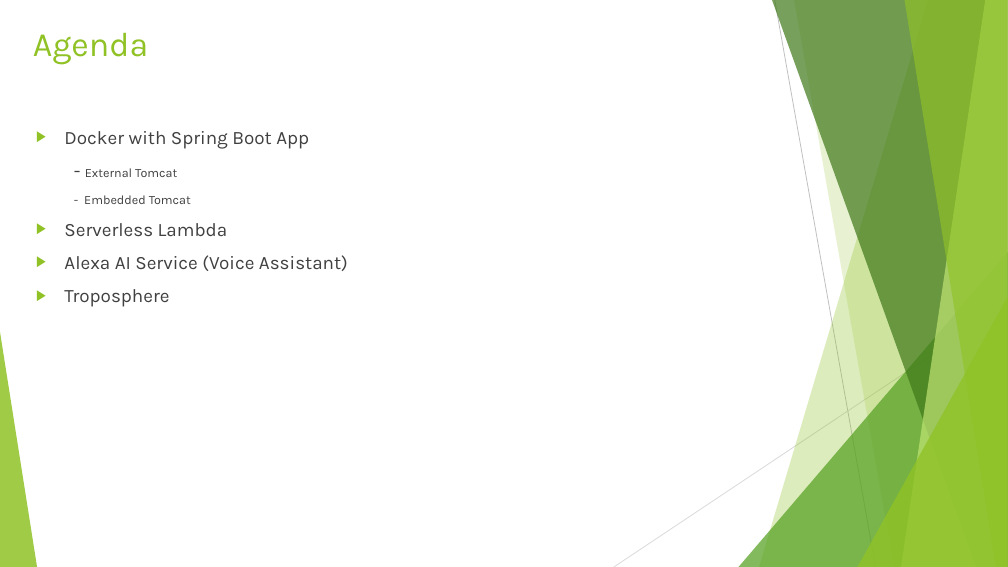
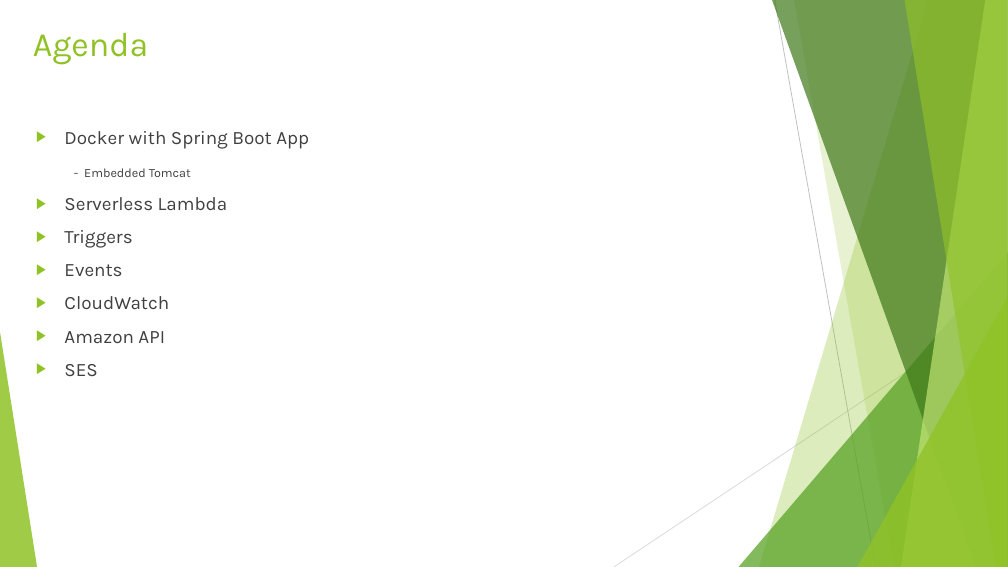
Before and after one commit to rusergei2010/AWSCourse2019, a slide deck: slide 2 of Lecture_7_Lambda/Lambda.pptx. Drawn at 1008x567 pixels with LibreOffice and Linux fonts; fonts in the diff are those of the drawing. Boxes give left, top, right and bottom in pixels: in the first picture for what was removed or moved away, otherwise in the second. Text is boxed around its words. In the diff, an @@ line names an element or a change of style, - is before the commit and + after.

```diff
--- a/Lecture_7_Lambda/Lambda.pptx
+++ b/Lecture_7_Lambda/Lambda.pptx
@@ text at (x1=85, y1=168, x2=177, y2=177): paragraph removed @@
-- External Tomcat
@@ text at (x1=64, y1=230, x2=169, y2=376): text changed @@
-▶ Alexa AI Service (Voice Assistant)
-▶ Troposphere
+▶ Triggers
+▶ Events
+▶ CloudWatch
+▶ Amazon API
+▶ SES
```
Also in this commit, not shown: 2 other slides changed, 24 other files.
